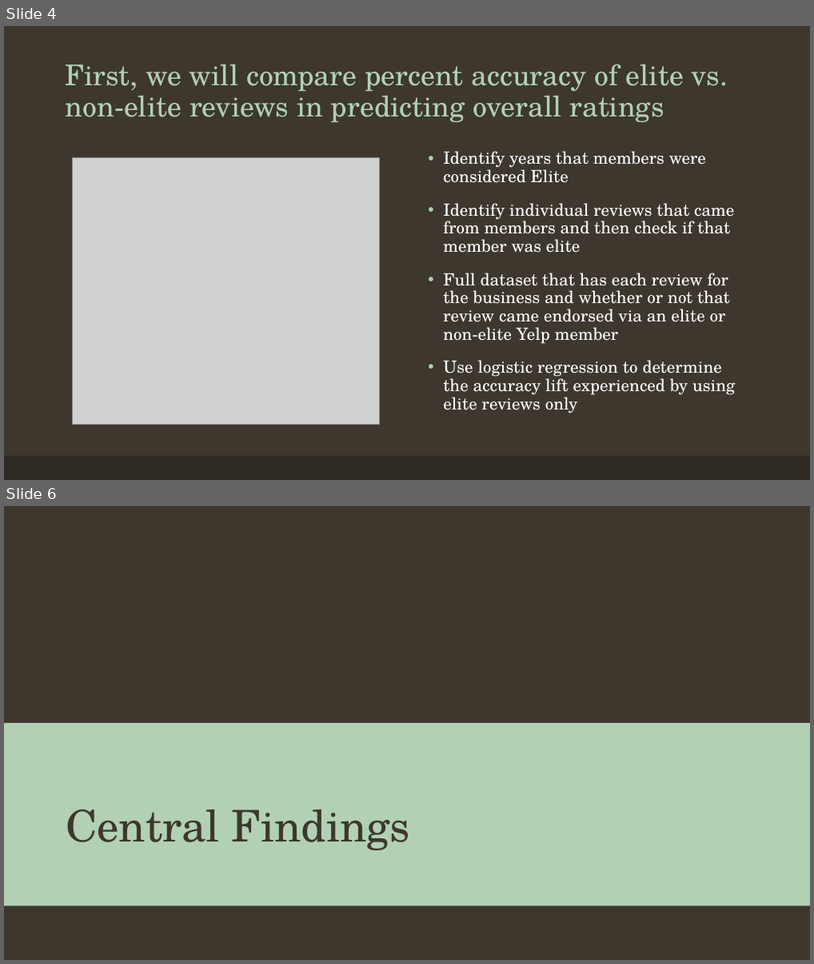
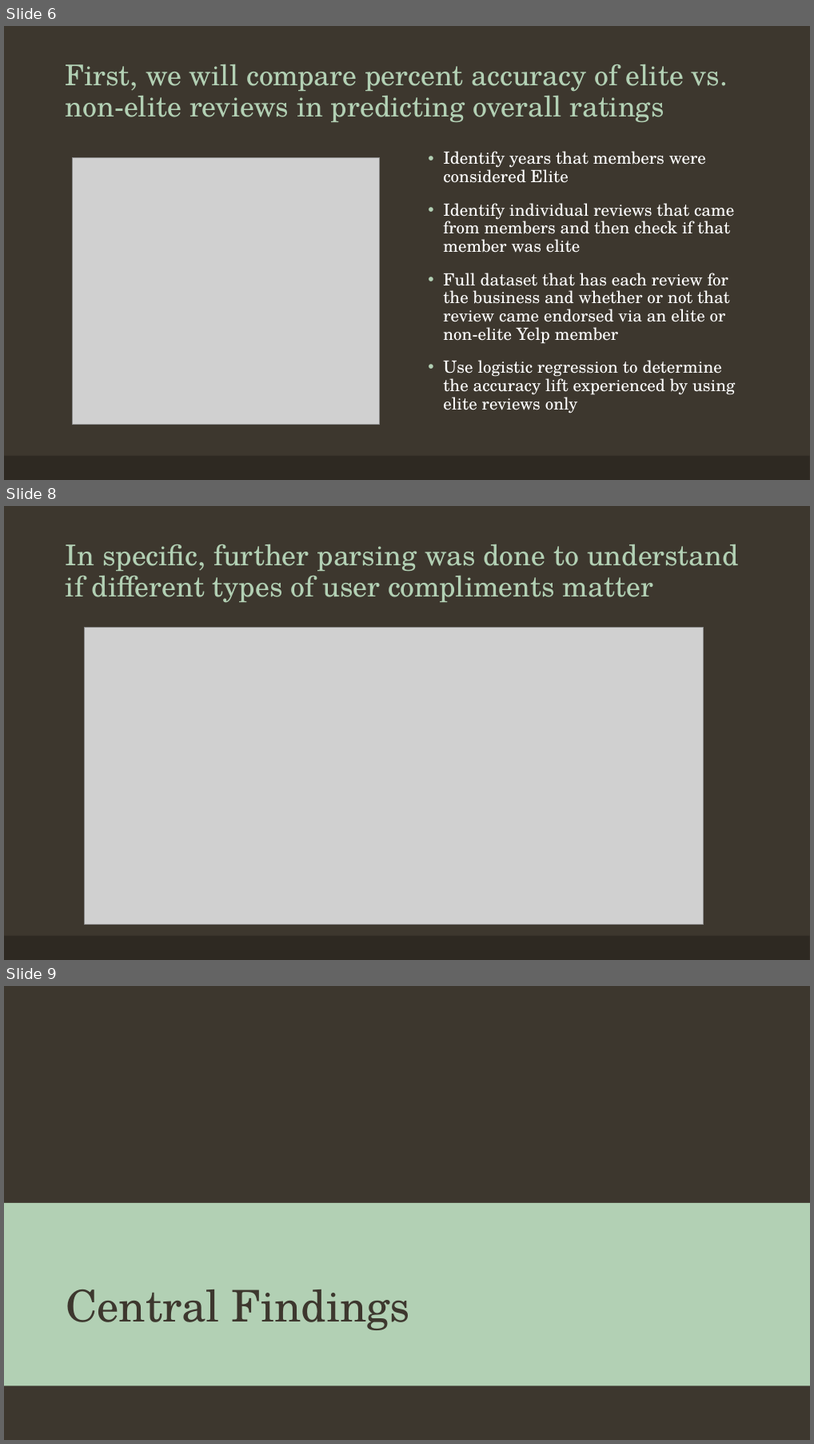
Before and after one commit to melissaaccorso/yelpelite, a slide deck: The Yelp Elite_Presentation.pptx. Shown one above the other, each under a label of ours: slides 4 and 6 before the commit, slides 6, 8 and 9 after it; the slides between them are not shown. The pictures are 814x964 and 814x1444 pixels, drawn with LibreOffice and Linux fonts; fonts in the diff are those of the drawing; grey boxes stand for pictures; background and template pictures are left out. Boxes give left, top, right and bottom in pixels: in the first picture for what was removed or moved away, otherwise in the second. Text is boxed around its words. In the diff, an @@ line names an element or a change of style, - is before the commit and + after.

```diff
--- a/The Yelp Elite_Presentation.pptx
+++ b/The Yelp Elite_Presentation.pptx
@@ slide 8 added at (x1=4, y1=506, x2=810, y2=960), background #3D372E; not listed: 1 template element that a slide beside it also shows @@
@@ title added at (x1=66, y1=544, x2=739, y2=603), 34 pt, text #B2D0B4 @@
+In specific, further parsing was done to understand if different types of user compliments matter
@@ picture added at (x1=85, y1=627, x2=703, y2=924) @@
@@ what was slide 4 is now slide 6 @@
@@ what was slide 6 is now slide 9 @@
```
Also in this commit, not shown: 5 other slides added, 11 slides removed, 11 other files.
